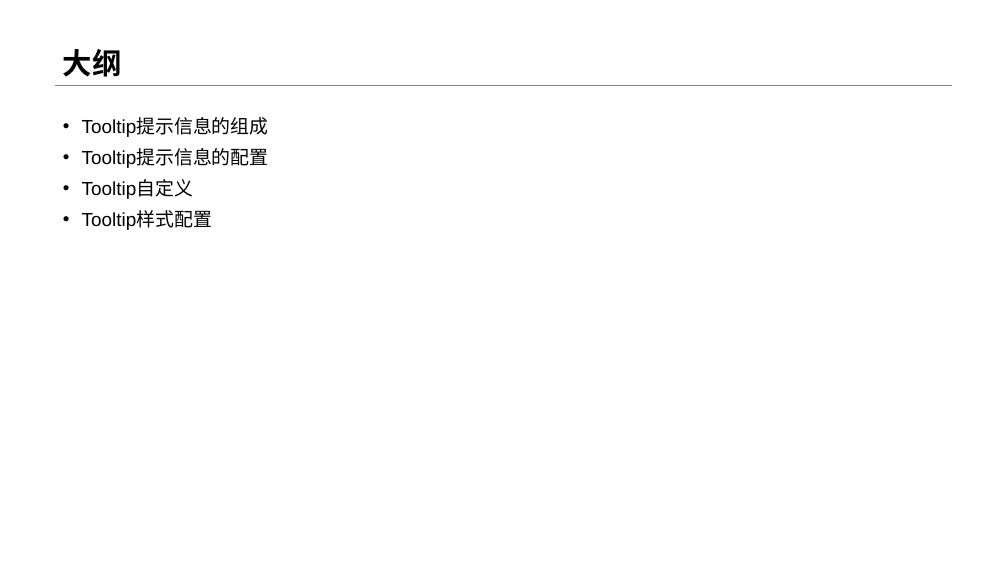
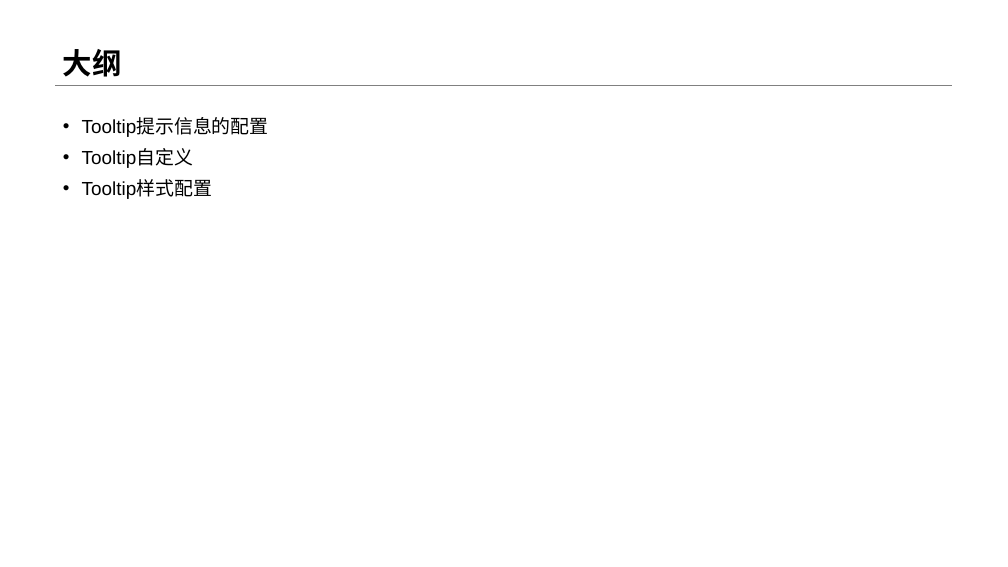
Before and after one commit to menglin1997/vchartCourse, a slide deck: slide 2 of code/Chapter 2 - Detailed Explanation of Chart Concepts/10-Tooltip/10-Tooltip提示信息.pptx. Drawn at 1008x567 pixels with LibreOffice and Linux fonts; fonts in the diff are those of the drawing. Boxes give left, top, right and bottom in pixels: in the first picture for what was removed or moved away, otherwise in the second. Text is boxed around its words. In the diff, an @@ line names an element or a change of style, - is before the commit and + after.

```diff
--- a/code/Chapter 2 - Detailed Explanation of Chart Concepts/10-Tooltip/10-Tooltip提示信息.pptx
+++ b/code/Chapter 2 - Detailed Explanation of Chart Concepts/10-Tooltip/10-Tooltip提示信息.pptx
@@ text at [82,119,269,137]: paragraph removed @@
-• Tooltip提示信息的组成
```
Also in this commit, not shown: 6 slides added, 4 other files.
